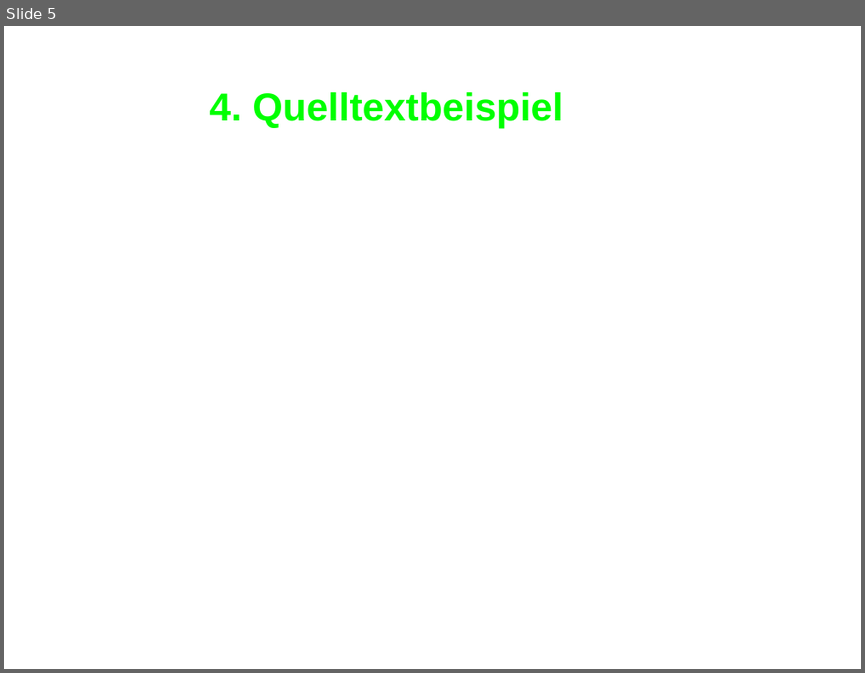
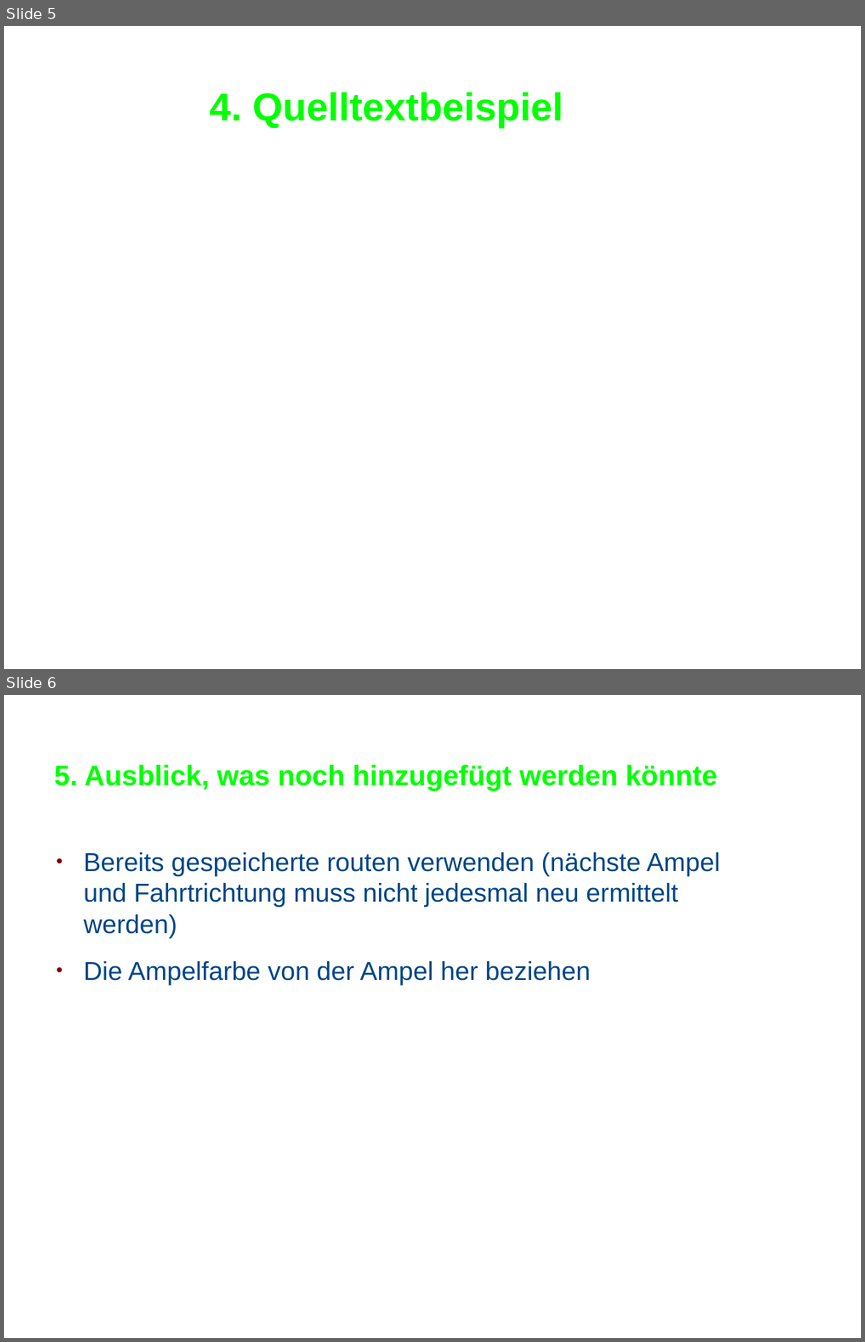
Before and after one commit to MrMariusAP/MeineGrueneWelle, a slide deck: app/src/main/res/Präsentation_MeineGrüneWelle.odp. Shown one above the other, each under a label of ours: slide 5 before the commit, slides 5 and 6 after it. The pictures are 865x673 and 865x1342 pixels, drawn with LibreOffice and Linux fonts; fonts in the diff are those of the drawing; background and template pictures are left out. Boxes give left, top, right and bottom in pixels: in the first picture for what was removed or moved away, otherwise in the second. Text is boxed around its words. In the diff, an @@ line names an element or a change of style, - is before the commit and + after.

```diff
--- a/app/src/main/res/Präsentation_MeineGrüneWelle.odp
+++ b/app/src/main/res/Präsentation_MeineGrüneWelle.odp
@@ slide 6 added at [4, 695, 861, 1338], background picture (left out) @@
@@ title added at [54, 765, 717, 791], 26 pt, text #00FF00, bold @@
+5. Ausblick, was noch hinzugefügt werden könnte
@@ text added at [84, 852, 720, 985], 24 pt, text #004586 @@
+● Bereits gespeicherte routen verwenden (nächste Ampel und Fahrtrichtung muss nicht jedesmal neu ermittelt werden)
+● Die Ampelfarbe von der Ampel her beziehen
```
Also in this commit, not shown: 1 slide changed, 1 other file.
